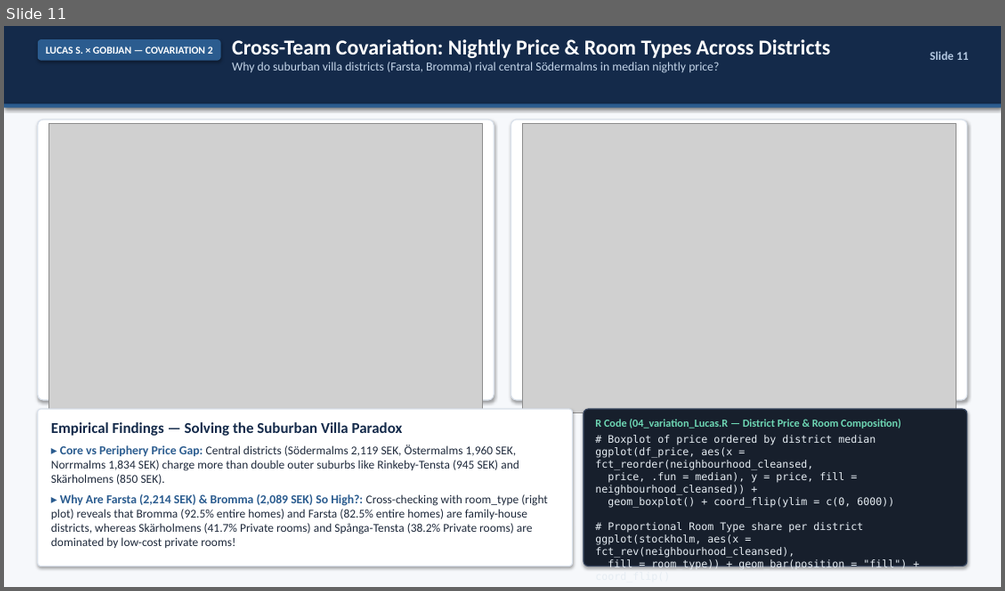
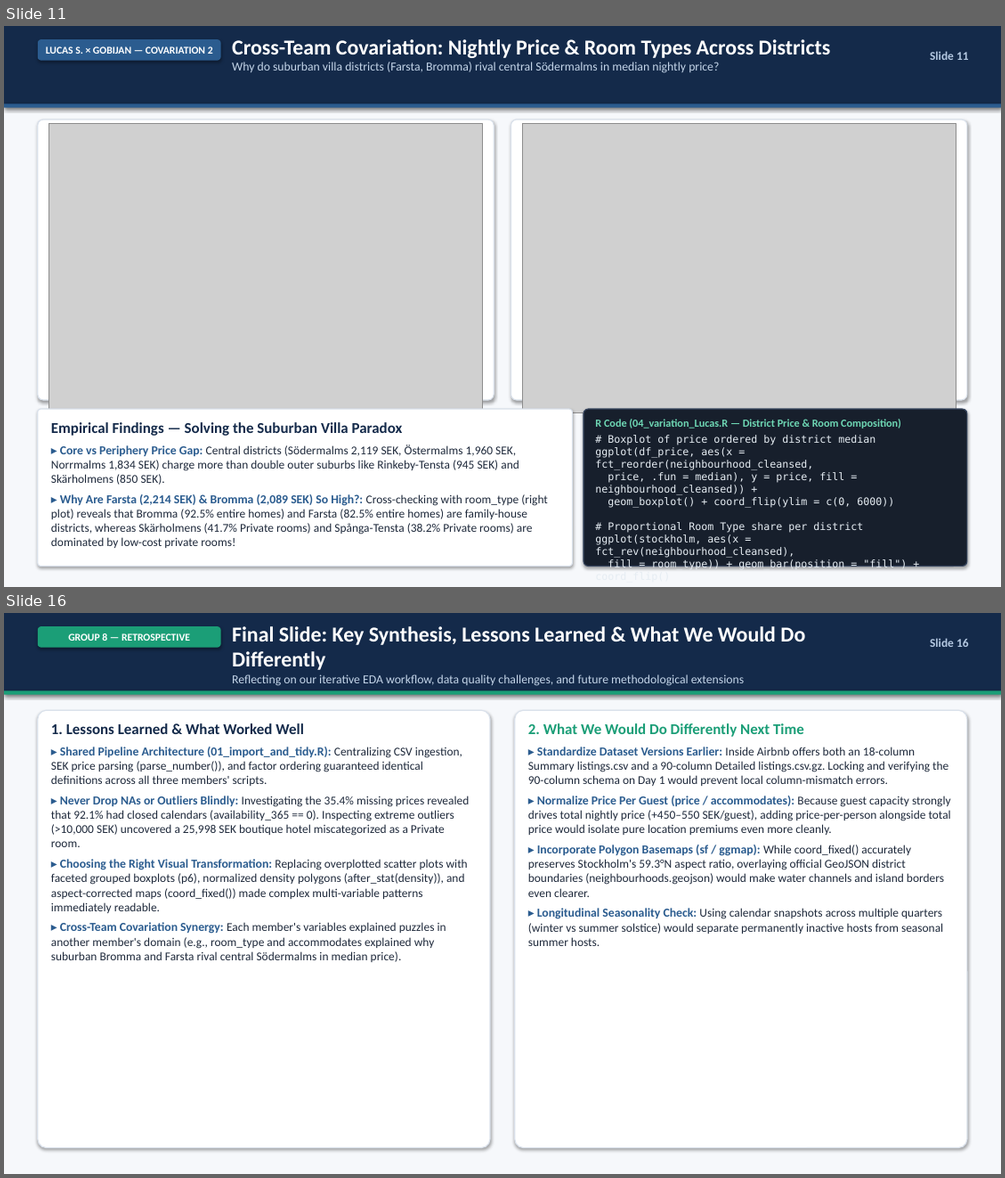
Before and after one commit to GobyNathan/Statistical-Programming-R, a slide deck: presentation/STAT1951_Group8_Gobijan_Slides.pptx. Shown one above the other, each under a label of ours: slide 11 before the commit, slides 11 and 16 after it; the slides between them are not shown. The pictures are 1005x591 and 1005x1178 pixels, drawn with LibreOffice and Linux fonts; fonts in the diff are those of the drawing; grey boxes stand for pictures. Boxes give left, top, right and bottom in pixels: in the first picture for what was removed or moved away, otherwise in the second. Text is boxed around its words. In the diff, an @@ line names an element or a change of style, - is before the commit and + after.

Commit message:
[FEAT/FIX] -> add Lucas C. slides & retrospective to PPTX deck, fix neighbourhood col in 03_variation_lc.R

```diff
--- a/presentation/STAT1951_Group8_Gobijan_Slides.pptx
+++ b/presentation/STAT1951_Group8_Gobijan_Slides.pptx
@@ slide 16 added at [4,613,1001,1174], background #FFFFFF @@
@@ rectangle added at [4,613,1001,1174], fill #F6F8FB @@
@@ rectangle added at [4,613,1001,694], fill #142A4A @@
@@ rounded rectangle added at [38,626,221,648], fill #1B9E77, 10 pt, text #FFFFFF, bold @@
+GROUP 8 — RETROSPECTIVE
@@ text added at [232,626,805,686], 11.8 pt, text #C3D4E8 @@
+Final Slide: Key Synthesis, Lessons Learned & What We Would Do Differently
+Reflecting on our iterative EDA workflow, data quality challenges, and future methodological extensions
@@ text added at [930,638,969,647], 11.5 pt, text #B4C8E1, bold @@
+Slide 16
@@ rectangle added at [4,690,1001,695], fill #1B9E77 @@
@@ rounded rectangle added at [38,710,490,1148], fill #FFFFFF, outline #DAE1EB 1 pt @@
@@ rounded rectangle added at [515,710,967,1148], fill #FFFFFF, outline #DAE1EB 1 pt @@
@@ text added at [51,723,469,962], 11.5 pt, text #1E293B @@
+1. Lessons Learned & What Worked Well
+▸ Shared Pipeline Architecture (01_import_and_tidy.R): Centralizing CSV ingestion, SEK price parsing (parse_number()), and factor ordering guaranteed identical definitions across all three members' scripts.
+▸ Never Drop NAs or Outliers Blindly: Investigating the 35.4% missing prices revealed that 92.1% had closed calendars (availability_365 == 0). Inspecting extreme outliers (>10,000 SEK) uncovered a 25,998 SEK boutique hotel miscategorized as a Private room.
+▸ Choosing the Right Visual Transformation: Replacing overplotted scatter plots with faceted grouped boxplots (p6), normalized density polygons (after_stat(density)), and aspect-corrected maps (coord_fixed()) made complex multi-variable patterns immediately readable.
+▸ Cross-Team Covariation Synergy: Each member's variables explained puzzles in another member's domain (e.g., room_type and accommodates explained why suburban Bromma and Farsta rival central Södermalms in median price).
@@ text added at [528,723,951,946], 11.5 pt, text #1E293B @@
+2. What We Would Do Differently Next Time
+▸ Standardize Dataset Versions Earlier: Inside Airbnb offers both an 18-column Summary listings.csv and a 90-column Detailed listings.csv.gz. Locking and verifying the 90-column schema on Day 1 would prevent local column-mismatch errors.
+▸ Normalize Price Per Guest (price / accommodates): Because guest capacity strongly drives total nightly price (+450–550 SEK/guest), adding price-per-person alongside total price would isolate pure location premiums even more cleanly.
+▸ Incorporate Polygon Basemaps (sf / ggmap): While coord_fixed() accurately preserves Stockholm's 59.3°N aspect ratio, overlaying official GeoJSON district boundaries (neighbourhoods.geojson) would make water channels and island borders even clearer.
+▸ Longitudinal Seasonality Check: Using calendar snapshots across multiple quarters (winter vs summer solstice) would separate permanently inactive hosts from seasonal summer hosts.
```
Also in this commit, not shown: 4 other slides added, 1 other file.
